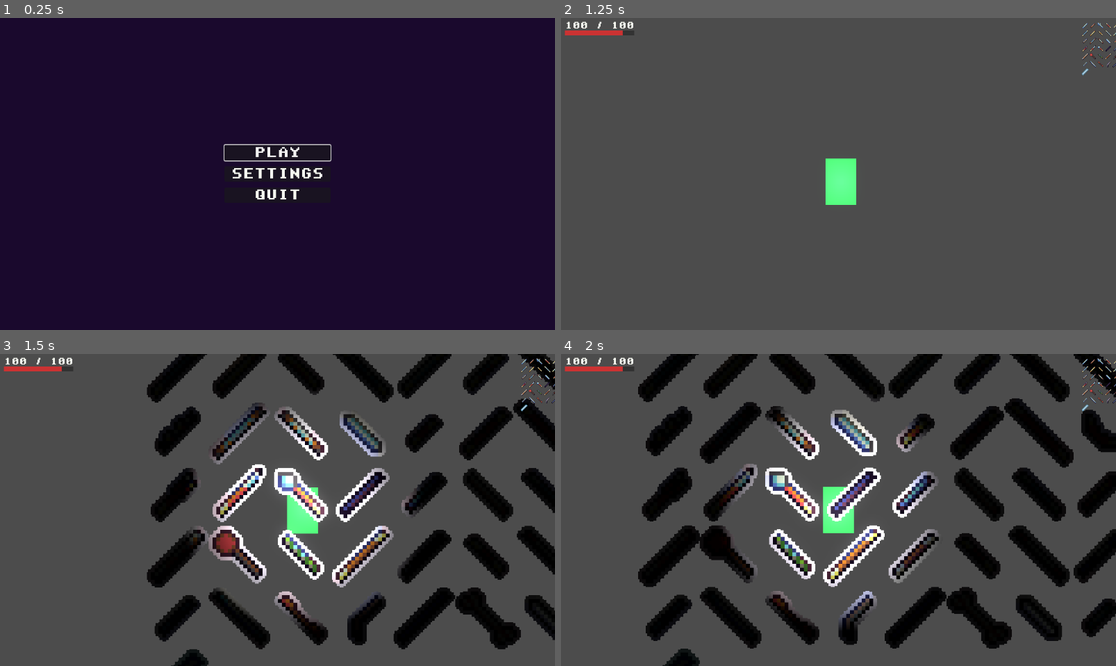
Above: before the commit, frames 1-4 (two rows, left to right).
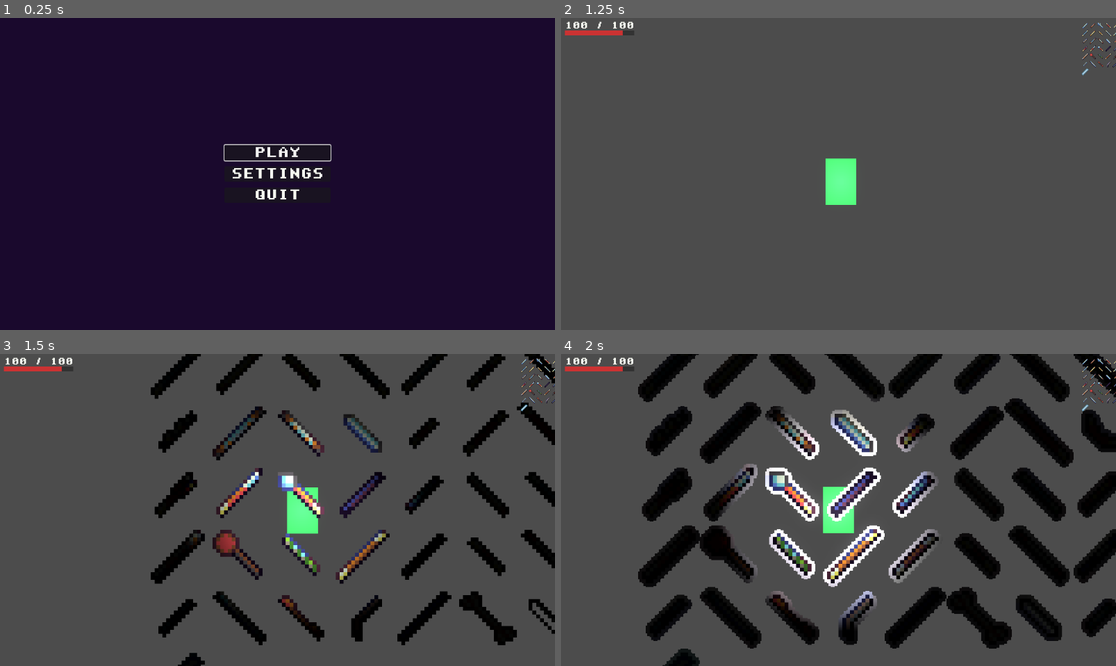
Above: after the commit, the same moments.

Repository: WMsans/top-down-rogue
Game: Godot game, scene res://scenes/ui/main_menu.tscn
Same seed, same stepped clock (60 frames per second), same inputs: the game is played once before the commit and once after it.
Inputs (mouse positions are in pixels of both pictures, inside the frame that each line leads up to):
- Up to frame 1 (0.25 s): no input
- Up to frame 2 (1.25 s): click "PLAY" at 0.5 s
- Up to frame 3 (1.5 s): tap Enter at 1.25 s; move the mouse to (399, 494) at 1.27 s; hold D (move_right) from 1.28 s (still down); hold E (interact) from 1.28 s (still down); click (399, 494) at 1.42 s
- Up to frame 4 (2 s): keep holding D (move_right); keep holding E (interact)

Frames 1-2 are identical in both runs. In frame 3, 11% of the frame differs, in the area x 26-100%, y 0-100%; in frame 4, nothing differs.
Error in both runs: Cannot call method 'shader_create_from_spirv' on a null value. (res://src/core/compute_device.gd:28)

Commit message:
fix: weapon interaction radius

Diff:
--- a/scenes/player.tscn
+++ b/scenes/player.tscn
@@ -1,10 +1,10 @@
 [gd_scene format=3 uid="uid://dyro2k6hacg2y"]
 
 [ext_resource type="Script" uid="uid://hixog1elal7b" path="res://src/player/player_controller.gd" id="1"]
-[ext_resource type="Script" path="res://src/weapons/weapon_manager.gd" id="weapon_manager"]
-[ext_resource type="Script" path="res://src/player/health_component.gd" id="health_comp"]
-[ext_resource type="Script" path="res://src/player/lava_damage_checker.gd" id="lava_dmg"]
-[ext_resource type="Script" path="res://src/player/interaction_controller.gd" id="interaction_ctrl"]
+[ext_resource type="Script" uid="uid://bogfvdcvn4onu" path="res://src/player/health_component.gd" id="health_comp"]
+[ext_resource type="Script" uid="uid://dc7o6nsvks1ye" path="res://src/player/interaction_controller.gd" id="interaction_ctrl"]
+[ext_resource type="Script" uid="uid://sy3jmlgfjlp3" path="res://src/player/lava_damage_checker.gd" id="lava_dmg"]
+[ext_resource type="Script" uid="uid://bifnu6yke7aff" path="res://src/weapons/weapon_manager.gd" id="weapon_manager"]
 
 [sub_resource type="RectangleShape2D" id="1"]
 size = Vector2(8, 12)
@@ -38,20 +38,19 @@
 
 [node name="PointLight2D" type="PointLight2D" parent="." unique_id=693124189]
 energy = 2.0
+shadow_enabled = true
+shadow_color = Color(0, 0, 0, 0.5)
+shadow_filter_smooth = 2.0
 texture = SubResource("GradientTexture2D_g2els")
-shadow_enabled = true
-shadow_filter = 3
-shadow_filter_smooth = 2.0
-shadow_color = Color(0, 0, 0, 0.5)
 
-[node name="WeaponManager" type="Node" parent="."]
+[node name="WeaponManager" type="Node" parent="." unique_id=2028646278]
 script = ExtResource("weapon_manager")
 
-[node name="HealthComponent" type="Node" parent="."]
+[node name="HealthComponent" type="Node" parent="." unique_id=591037567]
 script = ExtResource("health_comp")
 
-[node name="LavaDamageChecker" type="Node" parent="."]
+[node name="LavaDamageChecker" type="Node" parent="." unique_id=333495027]
 script = ExtResource("lava_dmg")
 
-[node name="InteractionController" type="Node" parent="."]
+[node name="InteractionController" type="Node" parent="." unique_id=349654319]
 script = ExtResource("interaction_ctrl")
--- a/src/player/interaction_controller.gd
+++ b/src/player/interaction_controller.gd
@@ -13,7 +13,7 @@
 	_detection_area.name = "DetectionArea"
 
 	var shape := CircleShape2D.new()
-	shape.radius = 32.0
+	shape.radius = 12.0
 	var collision_shape := CollisionShape2D.new()
 	collision_shape.shape = shape
 	_detection_area.add_child(collision_shape)
